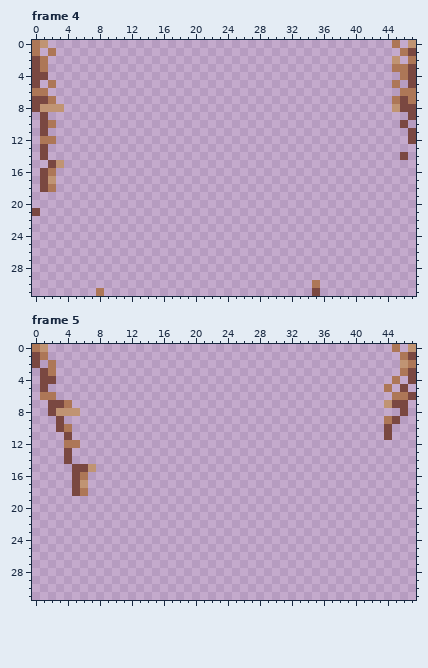
Two versions of one pixel-art file, PhotographersHike/Assets/Art/Interactables/BreakablePlatform.aseprite. Above: the version before the commit.
48x32 pixels, 6 frames. Shown: frame 4, frame 5. The commit also changed other frames, which this record leaves out.
Now the later version:
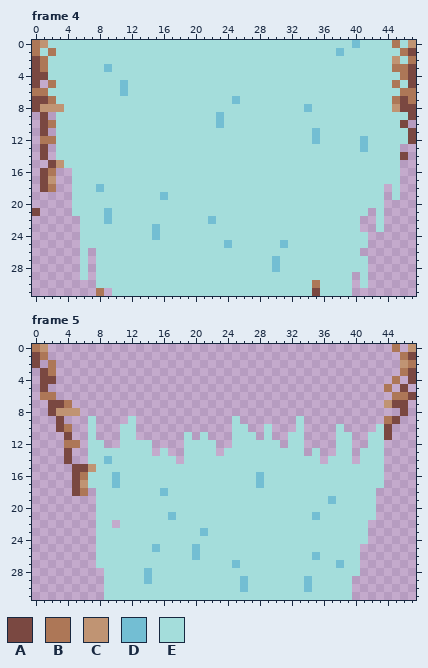
Palette (. is transparent): A #7a4841  B #ad7757  C #c09473  D #73bed3  E #a4dddb
Difference:
layer "Layer 2" added
Changed rows in their new state; - is an unchanged pixel.
Frame 4, layer "Layer 2":
first column x 1:
 0 -EEEEEEEEEEEEEEEEEEEEEEEEEEEEEEEEEEEEEEDEEEE-E
 1 E-EEEEEEEEEEEEEEEEEEEEEEEEEEEEEEEEEEEDEEEEEEE-
 2 -EEEEEEEEEEEEEEEEEEEEEEEEEEEEEEEEEEEEEEEEEEE-E
 3 -EEEEEEEDEEEEEEEEEEEEEEEEEEEEEEEEEEEEEEEEEEE--
 4 -EEEEEEEEEEEEEEEEEEEEEEEEEEEEEEEEEEEEEEEEEEEE-
 5 --EEEEEEEEDEEEEEEEEEEEEEEEEEEEEEEEEEEEEEEEEE-E
 6 -EEEEEEEEEDEEEEEEEEEEEEEEEEEEEEEEEEEEEEEEEEEE-
 7 --EEEEEEEEEEEEEEEEEEEEEEDEEEEEEEEEEEEEEEEEEE--
 8 ---EEEEEEEEEEEEEEEEEEEEEEEEEEEEEEDEEEEEEEEEE--
 9 --EEEEEEEEEEEEEEEEEEEEDEEEEEEEEEEEEEEEEEEEEEEE
10 --EEEEEEEEEEEEEEEEEEEEDEEEEEEEEEEEEEEEEEEEEEE-
11 --EEEEEEEEEEEEEEEEEEEEEEEEEEEEEEEEDEEEEEEEEEEE
12 --EEEEEEEEEEEEEEEEEEEEEEEEEEEEEEEEDEEEEEDEEEEE
13 --EEEEEEEEEEEEEEEEEEEEEEEEEEEEEEEEEEEEEEDEEEE-
14 --EEEEEEEEEEEEEEEEEEEEEEEEEEEEEEEEEEEEEEEEEEE-
15 ---EEEEEEEEEEEEEEEEEEEEEEEEEEEEEEEEEEEEEEEEEE-
16 ----EEEEEEEEEEEEEEEEEEEEEEEEEEEEEEEEEEEEEEEEE-
17 ----EEEEEEEEEEEEEEEEEEEEEEEEEEEEEEEEEEEEEEEEE-
18 ----EEEDEEEEEEEEEEEEEEEEEEEEEEEEEEEEEEEEEEE-E-
19 ----EEEEEEEEEEEDEEEEEEEEEEEEEEEEEEEEEEEEEEE-E-
20 ----EEEEEEEEEEEEEEEEEEEEEEEEEEEEEEEEEEEEEEE---
21 ----EEEEDEEEEEEEEEEEEEEEEEEEEEEEEEEEEEEEE-E---
22 -----EEEDEEEEEEEEEEEEDEEEEEEEEEEEEEEEEEE--E---
23 -----EEEEEEEEEDEEEEEEEEEEEEEEEEEEEEEEEEE--E---
24 -----EEEEEEEEEDEEEEEEEEEEEEEEEEEEEEEEEEEE-----
25 -----EEEEEEEEEEEEEEEEEEDEEEEEEDEEEEEEEEEE-----
26 -----E-EEEEEEEEEEEEEEEEEEEEEEEEEEEEEEEEE------
27 -----E-EEEEEEEEEEEEEEEEEEEEEEDEEEEEEEEEEE-----
28 -----E-EEEEEEEEEEEEEEEEEEEEEEDEEEEEEEEEEE-----
29 -----E-EEEEEEEEEEEEEEEEEEEEEEEEEEEEEEEE-E-----
30 -------EEEEEEEEEEEEEEEEEEEEEEEEEEE-EEEE-E-----
31 ---------EEEEEEEEEEEEEEEEEEEEEEEEE-EEEE-------
Frame 5, layer "Layer 2":
first column x 7:
 9 E----E------------E-------E----------
10 E---EE------------EE--E---E----E----E
11 E---EE------E-E---EEE-E--EE----EE--EE
12 EE--EEEE----EEEE--EEEEEE-EE----EE--EE
13 EEEEEEEE-E--EEEE-EEEEEEEEEE-E--EE-EEE
14 EEDEEEEEEEE-EEEEEEEEEEEEEEEEE-EEE-EEE
15 -EEEEEEEEEEEEEEEEEEEEEEEEEEEEEEEEEEEE
16 EEEDEEEEEEEEEEEEEEEEEDEEEEEEEEEEEEEEE
17 EEEDEEEEEEEEEEEEEEEEEDEEEEEEEEEEEEEEE
18 -EEEEEEEEDEEEEEEEEEEEEEEEEEEEEEEEEEE-
19 -EEEEEEEEEEEEEEEEEEEEEEEEEEEEEDEEEEE-
20 -EEEEEEEEEEEEEEEEEEEEEEEEEEEEEEEEEEE-
21 -EEEEEEEEEDEEEEEEEEEEEEEEEEEDEEEEEEE-
22 -EE-EEEEEEEEEEEEEEEEEEEEEEEEEEEEEEE--
23 -EEEEEEEEEEEEEDEEEEEEEEEEEEEEEEEEEE--
24 -EEEEEEEEEEEEEEEEEEEEEEEEEEEEEEEEEE--
25 -EEEEEEEDEEEEDEEEEEEEEEEEEEEEEEEEE---
26 -EEEEEEEEEEEEDEEEEEEEEEEEEEEDEEEEE---
27 -EEEEEEEEEEEEEEEEEDEEEEEEEEEEEEDEE---
28 --EEEEEDEEEEEEEEEEEEEEEEEEEEEEEEEE---
29 --EEEEEDEEEEEEEEEEEDEEEEEEEDEEEEE----
30 --EEEEEEEEEEEEEEEEEDEEEEEEEDEEEEE----
31 --EEEEEEEEEEEEEEEEEEEEEEEEEEEEEEE----
Pixel boxes of the changes (left, top, right, bottom) in both pictures:
added: (40, 40, 408, 296)
added: (88, 416, 384, 600)
